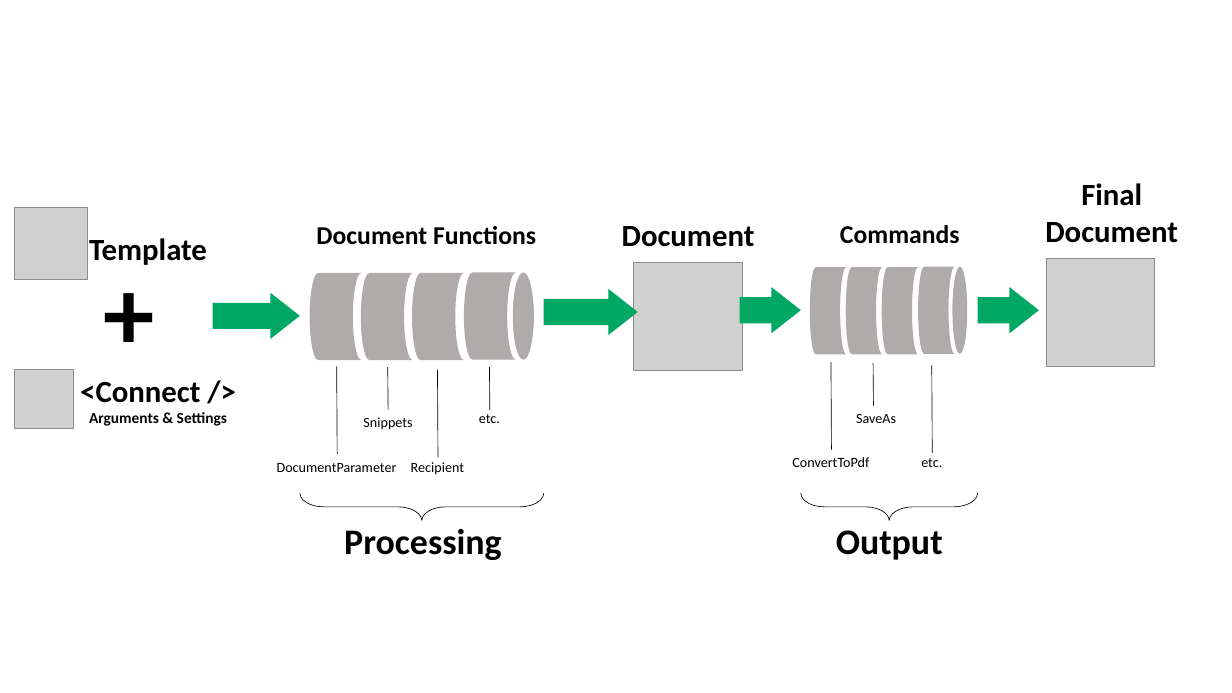
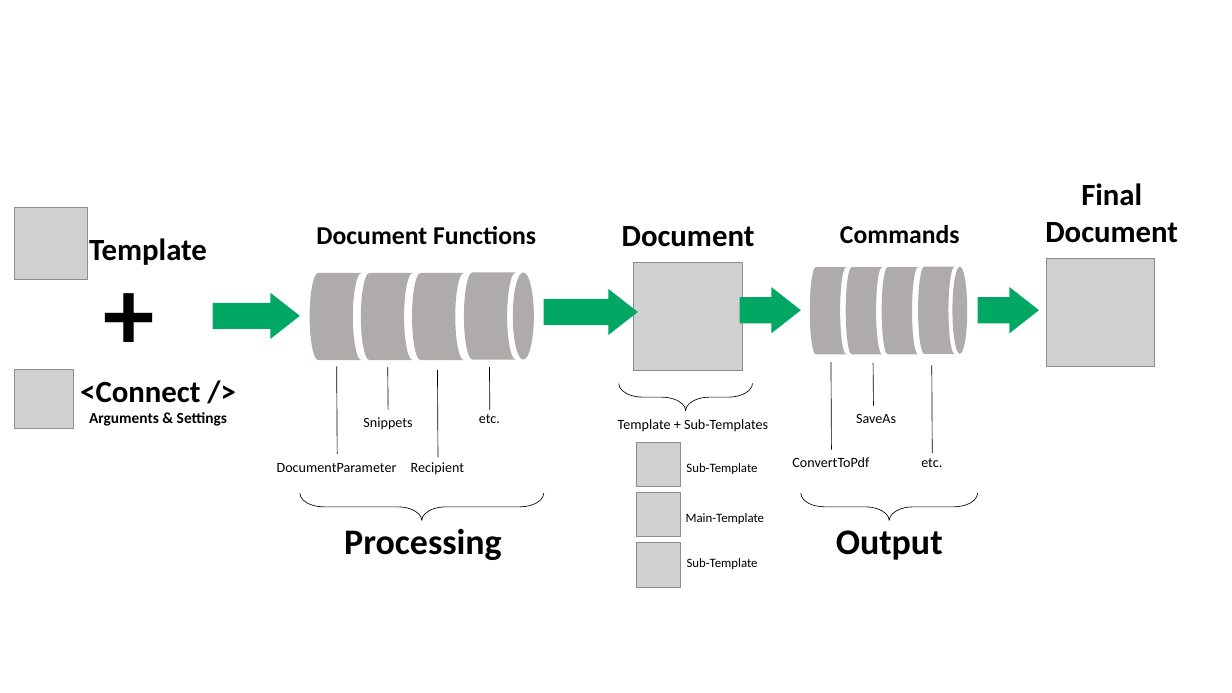
Before and after one commit to primesoft-group/oneoffixx-docs, a slide deck: slide 10 of assets/content-files/Schemas.pptx. Drawn at 1232x693 pixels with LibreOffice and Linux fonts; fonts in the diff are those of the drawing; grey boxes stand for pictures. Boxes give left, top, right and bottom in pixels: in the first picture for what was removed or moved away, otherwise in the second. Text is boxed around its words. In the diff, an @@ line names an element or a change of style, - is before the commit and + after.

```diff
--- a/assets/content-files/Schemas.pptx
+++ b/assets/content-files/Schemas.pptx
@@ left brace added at bbox=[619, 383, 753, 411], outline #000000 0.5 pt @@
@@ text added at bbox=[618, 419, 768, 432], 11 pt, text #000000 @@
+Template + Sub-Templates
@@ picture added at bbox=[637, 443, 681, 487] @@
@@ text added at bbox=[686, 463, 757, 474], 10 pt, text #000000 @@
+Sub-Template
@@ picture added at bbox=[637, 493, 681, 537] @@
@@ text added at bbox=[686, 513, 764, 524], 10 pt, text #000000 @@
+Main-Template
@@ picture added at bbox=[637, 543, 681, 587] @@
@@ text added at bbox=[687, 558, 758, 569], 10 pt, text #000000 @@
+Sub-Template
```
Also in this commit, not shown: 1 other file.
